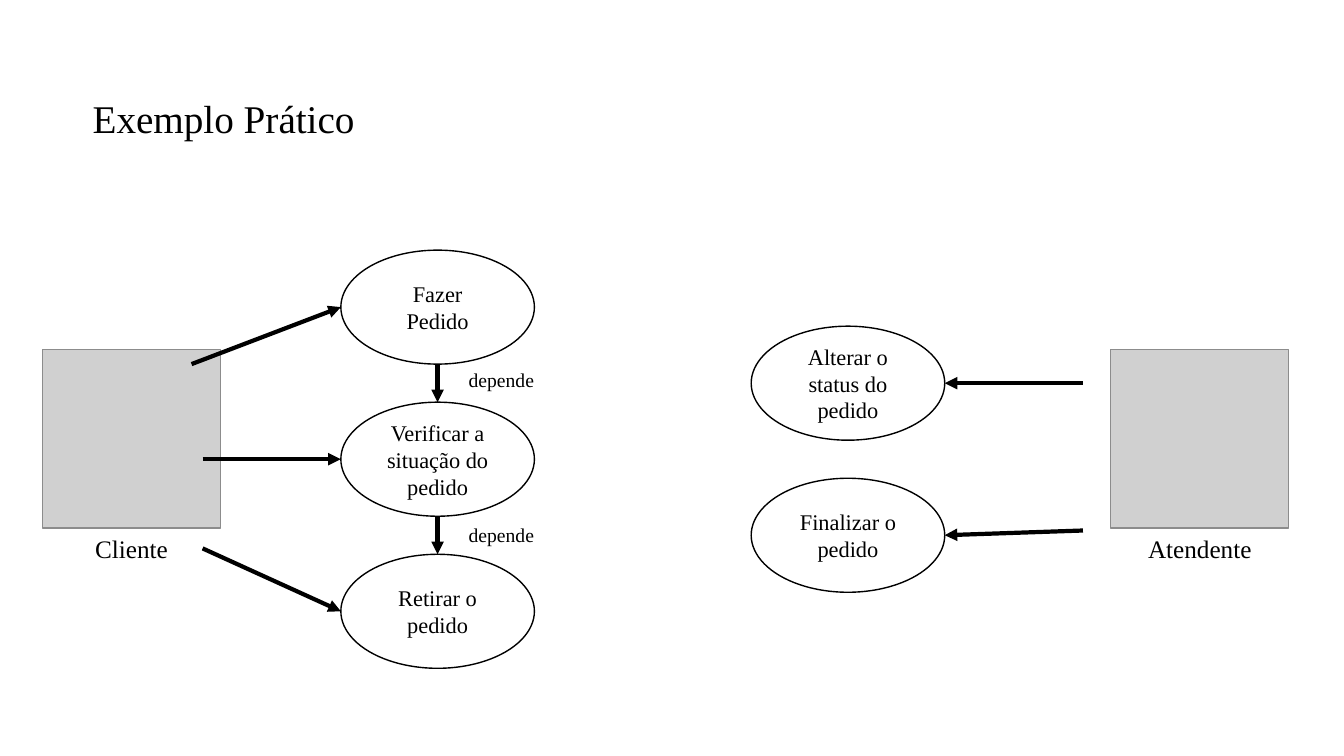
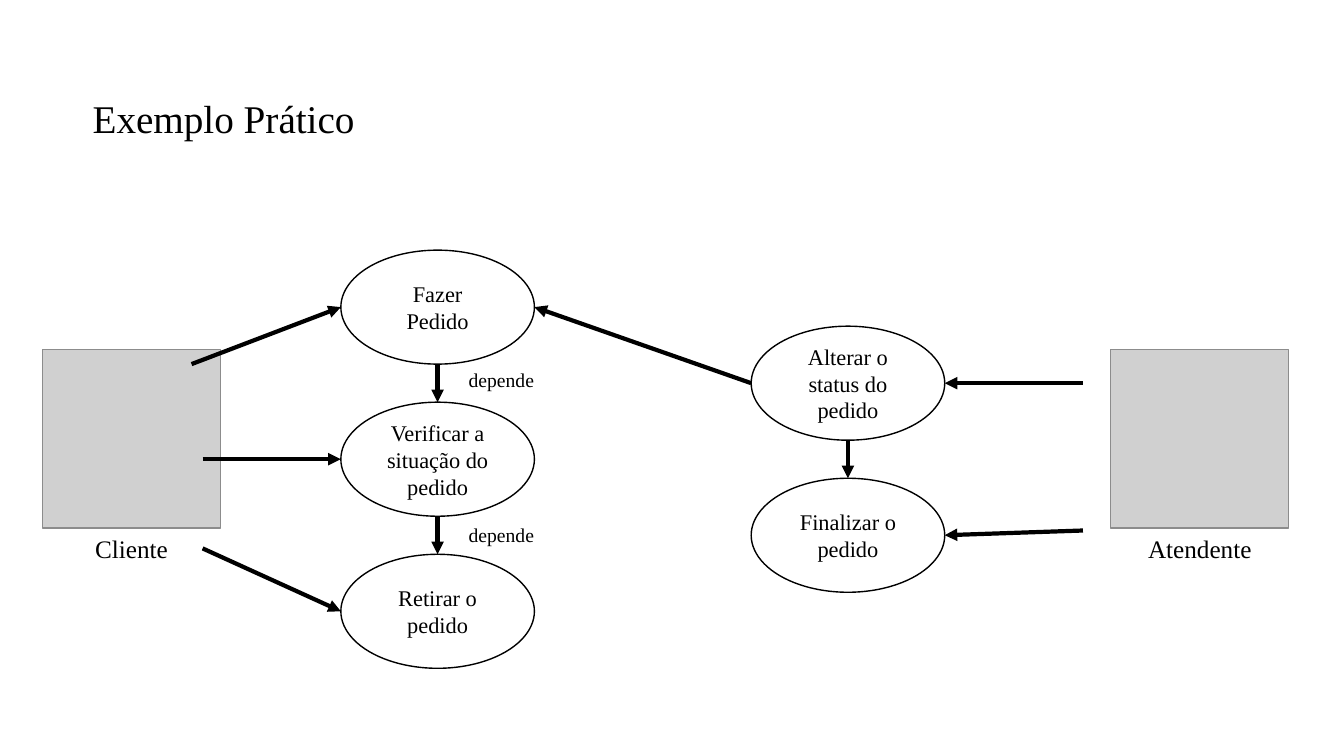
Before and after one commit to PedroMiho/UMC, a slide deck: slide 7 of Projeto de Software e Segurança da Informação - 2026/Projeto de Software/Aula08-Diagrama UML/Diagrama de Uso.pptx. Drawn at 1344x756 pixels with LibreOffice and Linux fonts; fonts in the diff are those of the drawing; grey boxes stand for pictures; background and template pictures are left out. Boxes give left, top, right and bottom in pixels: in the first picture for what was removed or moved away, otherwise in the second. Text is boxed around its words. In the diff, an @@ line names an element or a change of style, - is before the commit and + after.

```diff
--- a/Projeto de Software e Segurança da Informação - 2026/Projeto de Software/Aula08-Diagrama UML/Diagrama de Uso.pptx
+++ b/Projeto de Software e Segurança da Informação - 2026/Projeto de Software/Aula08-Diagrama UML/Diagrama de Uso.pptx
@@ arrow added from (751, 383) to (534, 308), #000000 3 pt @@
@@ arrow added from (848, 441) to (848, 478), #000000 3 pt @@
```
Also in this commit, not shown: 2 other files.
